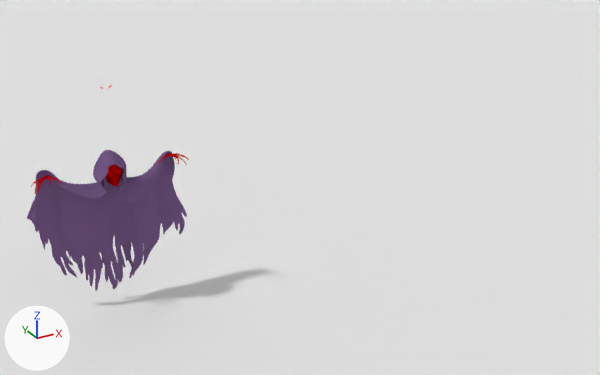
One commit to the Blender file main_1.0.blend: the scene before it, then after it.
Camera for both pictures: a 50 mm lens placed at (-6.37, -23.37, 15.2), pointed at (6.76, 0.52, 3.26). Every picture has the same lights, and +X, +Y and +Z are marked at lower left.

In view in the first picture: 'BONES_ARM.R.001', 'BONES_ARM.R.002', 'BONES_ARM.R.009', 'BONES_HEAD', 'Ground', 'Plane'.
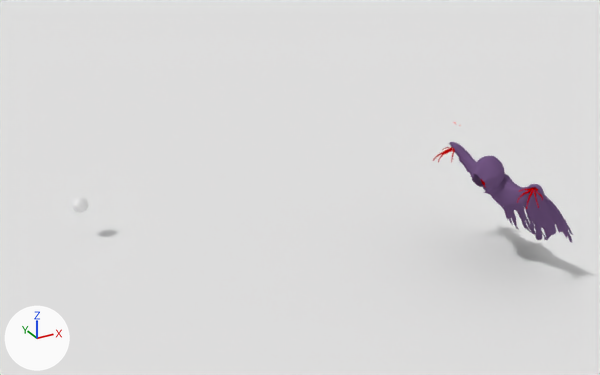
Location of each change, (x1, y1, x2, y2) in pixels of the pictures (600 x 375 px):
'Plane', moved, turned: before (27, 150, 187, 291); after (449, 142, 573, 242)
'BONES_HEAD', moved, turned: before (105, 165, 123, 186); after (481, 179, 486, 188)
'BONES_ARM.R.001', moved, turned: before (37, 177, 47, 193); after (433, 149, 452, 161)
'BONES_ARM.R.009', moved, turned: before (173, 153, 189, 160); after (526, 190, 534, 209)
'BONES_ARM.R.010', moved, turned: before (168, 154, 176, 159); after (517, 190, 531, 203)
'BONES_ARM.R.002', moved, turned: before (47, 176, 52, 185); after (438, 150, 452, 163)
'BONES_ARM.R.006', moved, turned: before (174, 155, 187, 165); after (534, 190, 539, 208)

What changed in the scene script:
```text
Change ob_bones_arm_r_001:
    ob_bones_arm_r_001.location: (-2.09, 0.69, 5.22) -> (12.22, -0.49, 3.88)
    ob_bones_arm_r_001.rotation_euler: (1.823, 0.51, 2.435) -> (1.418, 0.0721, 0.797)  # degrees (104, 29, 140) -> degrees (81, 4.1, 46)
Change ob_bones_arm_r_002:
    ob_bones_arm_r_002.location: (-1.86, 0.7, 5.26) -> (12.21, -0.72, 3.91)
    ob_bones_arm_r_002.rotation_euler: (2.075, 0.909, 2.909) -> (1.388, 0.594, 0.907)  # degrees (119, 52, 167) -> degrees (80, 34, 52)
Change ob_bones_arm_r_006:
    ob_bones_arm_r_006.location: (2.44, 0.84, 5.11) -> (12.7, -5.0, 3.71)
    ob_bones_arm_r_006.rotation_euler: (1.521, 0.263, 0.953) -> (1.884, -0.196, -0.551)  # degrees (87, 15, 55) -> degrees (108, -11, -32)
Change ob_bones_arm_r_009:
    ob_bones_arm_r_009.location: (2.38, 0.68, 5.29) -> (12.46, -4.95, 3.77)
    ob_bones_arm_r_009.rotation_euler: (1.077, 0.559, 0.471) -> (1.629, 0.263, -0.819)  # degrees (62, 32, 27) -> degrees (93, 15, -47)
Change ob_bones_arm_r_010:
    ob_bones_arm_r_010.location: (2.15, 0.71, 5.27) -> (12.48, -4.72, 3.78)
    ob_bones_arm_r_010.rotation_euler: (0.85, 0.548, 0.0676) -> (1.507, 0.45, -1.126)  # degrees (49, 31, 3.9) -> degrees (86, 26, -65)
Change ob_bones_head:
    ob_bones_head.location: (0.17, 0.92, 5.13) -> (12.61, -2.73, 3.85)
    ob_bones_head.rotation_euler: (0.0, 0.0, 0.0) -> (0.581, 0.037, -1.506)  # degrees (0, 0, 0) -> degrees (33, 2.1, -86)
Change ob_plane:
    ob_plane.location: (0.16, 0.47, 5.08) -> (12.25, -2.74, 3.56)
    ob_plane.rotation_euler: (1.571, 0.0, 0.0) -> (2.152, 0.037, -1.506)  # degrees (90, 0, 0) -> degrees (123, 2.1, -86)
```
